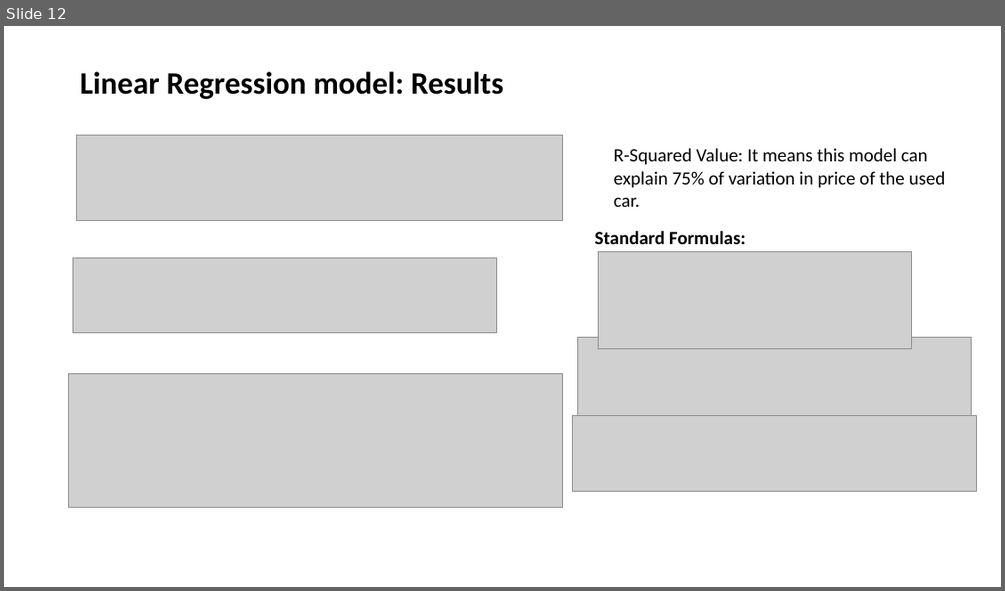
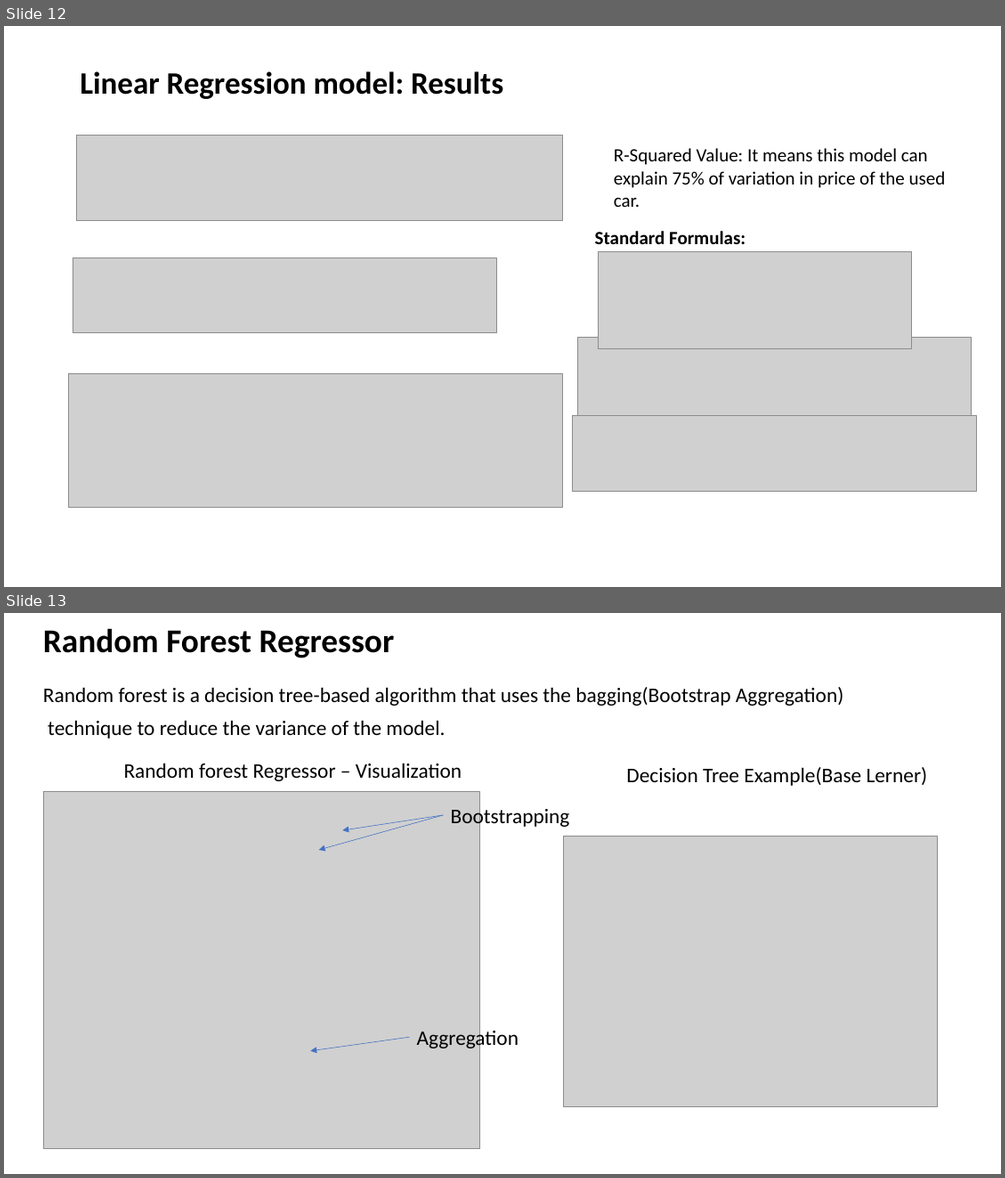
Before and after one commit to MANOJKUMAR1302/22FA_Dataverse_Team08, a slide deck: TEAM 8_FINAL_PRESENTATION.pptx. Shown one above the other, each under a label of ours: slide 12 before the commit, slides 12 and 13 after it. The pictures are 1005x591 and 1005x1178 pixels, drawn with LibreOffice and Linux fonts; fonts in the diff are those of the drawing; grey boxes stand for pictures. Boxes give left, top, right and bottom in pixels: in the first picture for what was removed or moved away, otherwise in the second. Text is boxed around its words. In the diff, an @@ line names an element or a change of style, - is before the commit and + after.

Commit message:
Update TEAM 8_FINAL_PRESENTATION.pptx
Updated slides for Random Forest and XGBoost Regressor models and summary.

```diff
--- a/TEAM 8_FINAL_PRESENTATION.pptx
+++ b/TEAM 8_FINAL_PRESENTATION.pptx
@@ slide 13 added at box(4, 613, 1001, 1174), background #FFFFFF @@
@@ title added at box(43, 628, 395, 658), 32 pt, text #000000, bold @@
+Random Forest Regressor
@@ text added at box(43, 687, 843, 738), 20 pt, text #000000 @@
+Random forest is a decision tree-based algorithm that uses the bagging(Bootstrap Aggregation)
+technique to reduce the variance of the model.
@@ text added at box(124, 763, 461, 781), 20 pt, text #000000 @@
+Random forest Regressor – Visualization
@@ text added at box(626, 767, 928, 786), 20 pt, text #000000 @@
+Decision Tree Example(Base Lerner)
@@ picture added at box(44, 791, 479, 1149) @@
@@ arrow added from (443, 815) to (319, 850), #4472C4 0.5 pt @@
@@ arrow added from (443, 815) to (343, 831), #4472C4 0.5 pt @@
@@ text added at box(451, 805, 570, 828), 20 pt, text #000000 @@
+Bootstrapping
@@ picture added at box(563, 836, 938, 1107) @@
@@ arrow added from (409, 1037) to (310, 1051), #4472C4 0.5 pt @@
@@ text added at box(417, 1027, 518, 1050), 20 pt, text #000000 @@
+Aggregation
```
Also in this commit, not shown: 6 other slides added.
